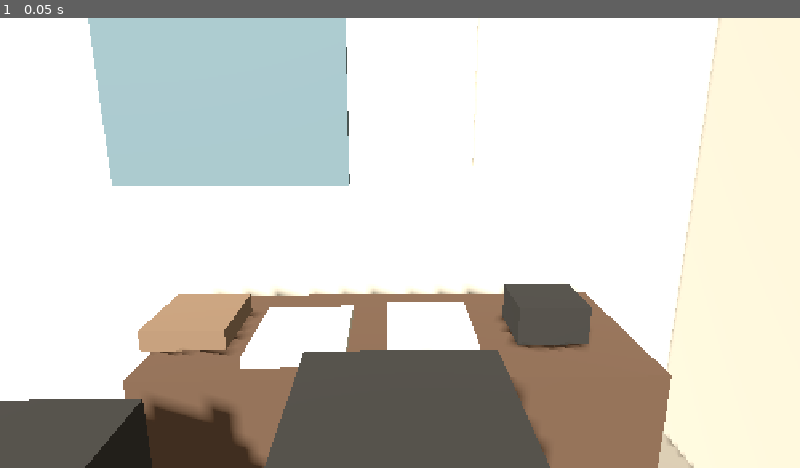
Above: before the commit, frame 1.
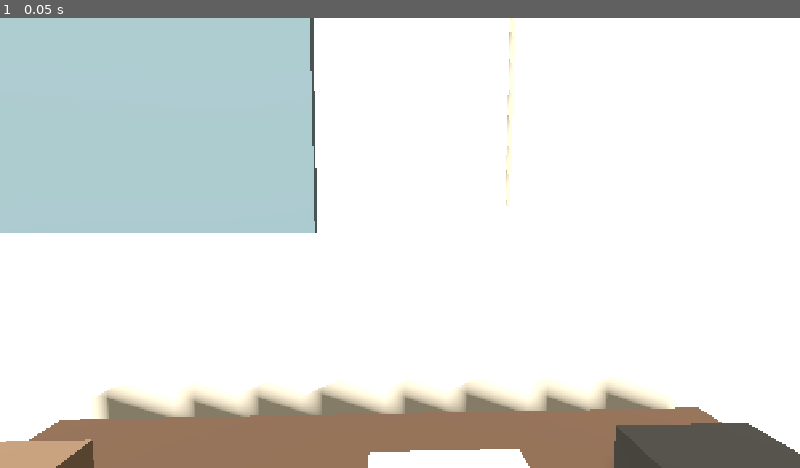
Above: after the commit, the same moment.

Repository: iracarranza/volley-world-manager
Game: Godot game, scene res://scenes/office/canonical_office_greybox.tscn
Two runs of this game, one before a commit and one after it. Both use one fixed random seed, a clock stepped at 60 frames per second and the inputs below. This scene is started directly instead of the project's main scene.
Inputs:
- Up to frame 1 (0.05 s): no input

The runs differ from the first frame. In frame 1, 48% of the frame differs, in the area x 0-100%, y 0-100%.

Commit message:
Refine C0 and seated desk framing

Diff:
--- a/scenes/office/canonical_office_greybox.gd
+++ b/scenes/office/canonical_office_greybox.gd
@@ -100,13 +100,13 @@
 
 func _build_cameras() -> void:
 	var cams := Node3D.new(); cams.name = "Cameras"; add_child(cams)
-	# C0 pass 2: preserve the current title screen's asymmetric composition.
-	# The bed remains readable on the left, while the work zone owns the right.
-	_camera(cams, "MainMenu", Vector3(0.95, 5.75, 3.15), Vector3(0.45, 0.40, -0.55), 34.0)
-	_camera(cams, "TransitionMid", Vector3(0.98, 3.55, 1.95), Vector3(0.88, 0.72, -1.02), 45.0)
-	# Desk view is in front of the chair and pulled back/up enough to retain
-	# the calendar and history wall as part of the ordinary workspace.
-	var desk := _camera(cams, "Desk", Vector3(1.02, 1.56, 0.28), Vector3(1.06, 1.05, -1.62), 47.0)
+	# C0 pass 3: a higher, more title-like oblique. Bed-left and work-right stay
+	# readable, but the shot is less like a centred architectural survey.
+	_camera(cams, "MainMenu", Vector3(0.78, 6.85, 3.55), Vector3(0.38, 0.30, -0.42), 37.0)
+	_camera(cams, "TransitionMid", Vector3(0.92, 3.35, 1.65), Vector3(0.88, 0.82, -1.10), 46.0)
+	# The camera is physically between the chair and desk, so the chair is behind
+	# the player's eye. A wider view deliberately retains wall context above the desk.
+	var desk := _camera(cams, "Desk", Vector3(1.05, 1.28, -0.98), Vector3(1.08, 1.20, -1.90), 66.0)
 	desk.current = true
 	_camera(cams, "Calendar", Vector3(1.18, 1.62, -0.10), Vector3(1.62, 1.62, -1.94), 42.0)
 	_camera(cams, "Door", Vector3(0.72, 1.56, -0.05), Vector3(2.35, 1.0, 1.05), 50.0)
